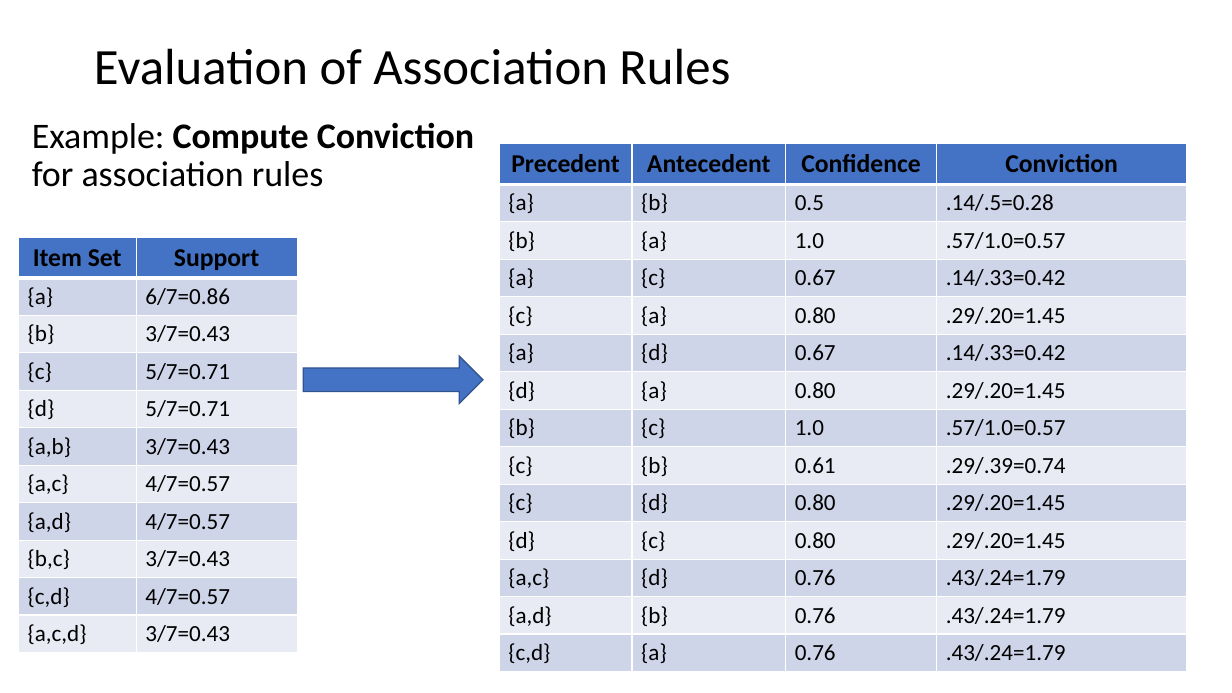
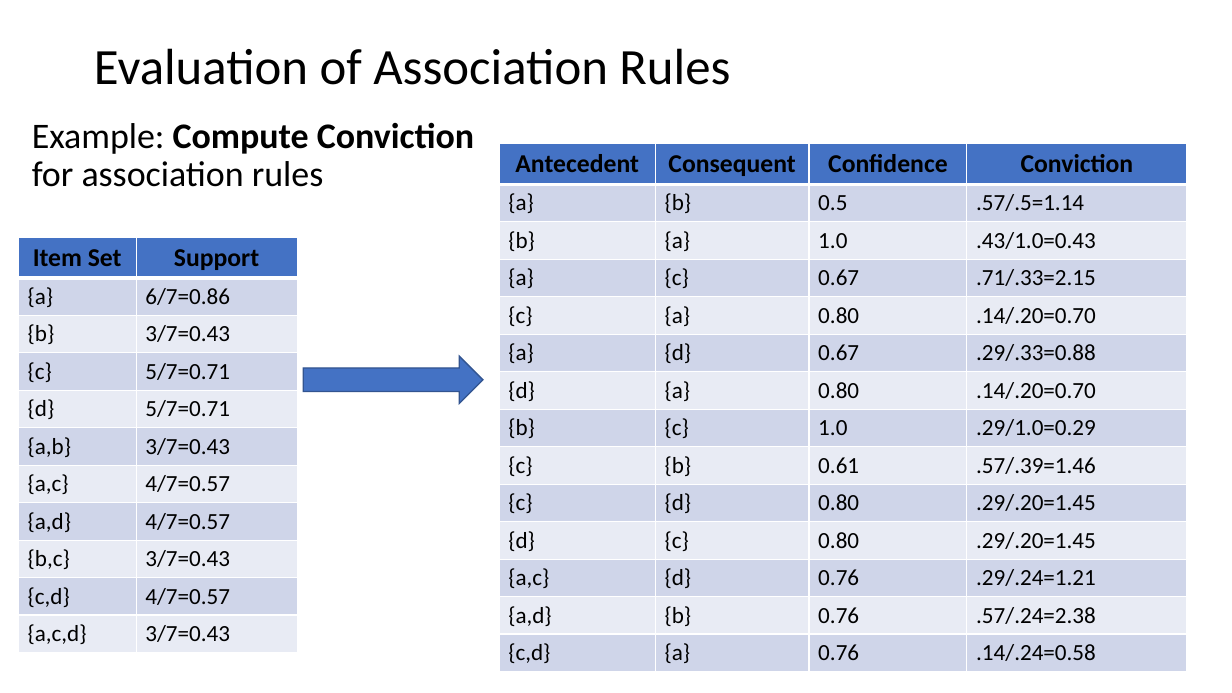
Before and after one commit to StephenElston/CSCI-E-108, a slide deck: slide 22 of slides/10_AssociationsFrequentItems.pptx. Drawn at 1232x693 pixels with LibreOffice and Linux fonts; fonts in the diff are those of the drawing. Boxes give left, top, right and bottom in pixels: in the first picture for what was removed or moved away, otherwise in the second. Text is boxed around its words. In the diff, an @@ line names an element or a change of style, - is before the commit and + after.

```diff
--- a/slides/10_AssociationsFrequentItems.pptx
+++ b/slides/10_AssociationsFrequentItems.pptx
@@ table at box(499, 143, 1187, 671) @@
-row 1, column 1: Precedent
+row 1, column 1: Antecedent
-row 1, column 2: Antecedent
+row 1, column 2: Consequent
-row 2, column 4: .14/.5=0.28
+row 2, column 4: .57/.5=1.14
-row 3, column 4: .57/1.0=0.57
+row 3, column 4: .43/1.0=0.43
-row 4, column 4: .14/.33=0.42
+row 4, column 4: .71/.33=2.15
-row 5, column 4: .29/.20=1.45
+row 5, column 4: .14/.20=0.70
-row 6, column 4: .14/.33=0.42
+row 6, column 4: .29/.33=0.88
-row 7, column 4: .29/.20=1.45
+row 7, column 4: .14/.20=0.70
-row 8, column 4: .57/1.0=0.57
+row 8, column 4: .29/1.0=0.29
-row 9, column 4: .29/.39=0.74
+row 9, column 4: .57/.39=1.46
-row 12, column 4: .43/.24=1.79
+row 12, column 4: .29/.24=1.21
-row 13, column 4: .43/.24=1.79
+row 13, column 4: .57/.24=2.38
-row 14, column 4: .43/.24=1.79
+row 14, column 4: .14/.24=0.58
```
Also in this commit, not shown: 12 other slides changed, 1 slide added.
